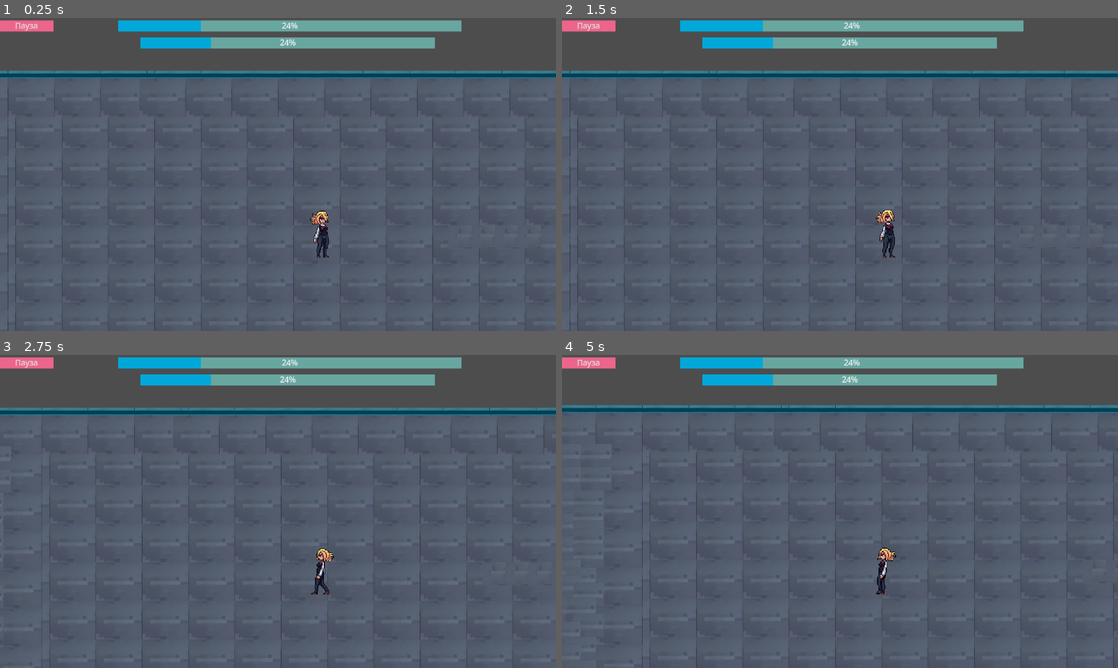
Above: before the commit, frames 1-4 (two rows, left to right).
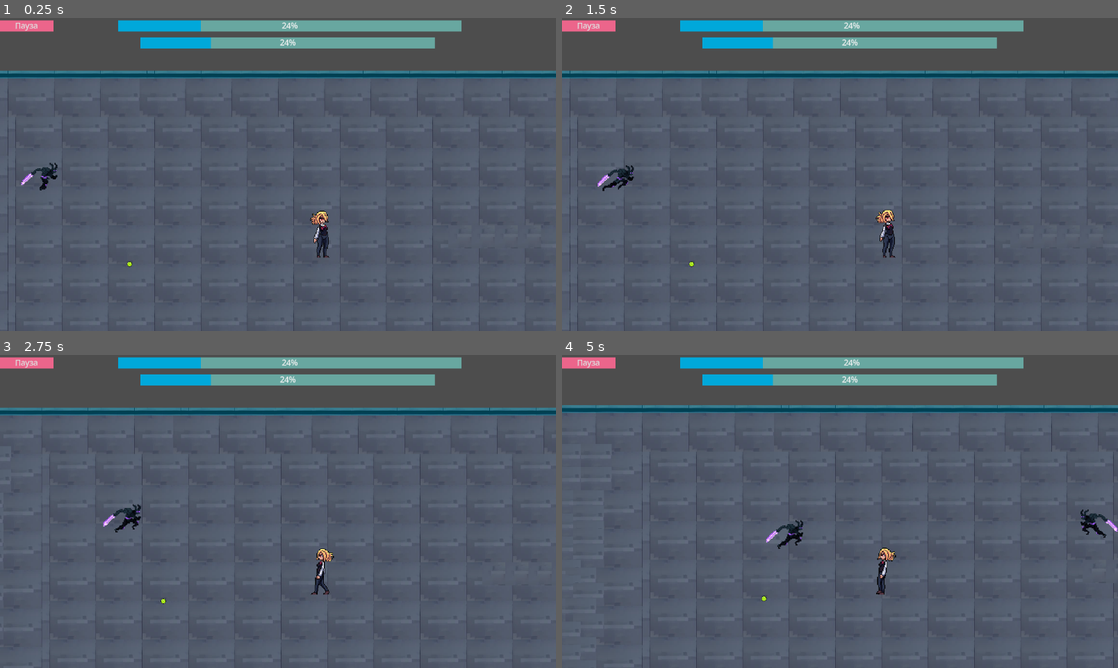
Above: after the commit, the same moments.

Repository: hucketa/Diplome
Game: Godot game, scene res://Level_test.tscn
Two runs of this game, one before a commit and one after it. Both use one fixed random seed, a clock stepped at 60 frames per second and the inputs below.
Inputs:
- Up to frame 1 (0.25 s): no input
- Up to frame 2 (1.5 s): click "Пауза" at 0.5 s; click "Повернутися" at 1.25 s
- Up to frame 3 (2.75 s): hold Right (ui_right) from 2.03 s (still down)
- Up to frame 4 (5 s): release Right (ui_right) at 2.78 s; hold Down (ui_down) 2.78-3.53 s; hold Right (ui_right) 3.53-4.28 s; hold Up (ui_up) from 4.28 s (still down)

The runs differ from the first frame. In frame 1, 0.2% of the frame differs, in the area x 3-24%, y 46-80%; in frame 2, 0.2%; in frame 3, 0.2%; in frame 4, 0.5%, in the area x 35-100%, y 49-79%.
Error before the commit: Invalid call. Nonexistent function 'get_node' in base 'SceneTree'. (res://spawn_area.gd:76)

Commit message:
Revert "r"
This reverts commit aa44866375843027517335e0d3b8321963a92f82.

Diff:
--- a/Level_test.tscn
+++ b/Level_test.tscn
@@ -1,10 +1,15 @@
-[gd_scene load_steps=17 format=4 uid="uid://xp5yv6tstakg"]
+[gd_scene load_steps=22 format=4 uid="uid://xp5yv6tstakg"]
 
 [ext_resource type="Script" path="res://level_test.gd" id="1_iuvy1"]
+[ext_resource type="PackedScene" uid="uid://tw42ufbb62xu" path="res://skeleton_enemy.tscn" id="2_e2f7o"]
 [ext_resource type="Texture2D" uid="uid://baxg1pdu6lis7" path="res://src/Tiles/1224f265-3c14-4f37-a78e-4b18542b92bf.webp" id="3_7bqd0"]
-[ext_resource type="PackedScene" uid="uid://qfwmqwulu2vi" path="res://spawn_area.tscn" id="6_fbsu6"]
+[ext_resource type="PackedScene" uid="uid://dovqnco6hwina" path="res://zhec.tscn" id="3_ga3ek"]
+[ext_resource type="PackedScene" uid="uid://cpe7gxvlh6fpr" path="res://nightborne.tscn" id="4_cqujh"]
+[ext_resource type="PackedScene" uid="uid://grv7rard1urg" path="res://Exp_scene.tscn" id="6_ifshe"]
 [ext_resource type="PackedScene" uid="uid://c4msheo4kncdt" path="res://brightness_filter.tscn" id="7_cf2ul"]
 [ext_resource type="PackedScene" uid="uid://dbhw3n1mvdf3q" path="res://player.tscn" id="8_p15to"]
+[ext_resource type="Texture2D" uid="uid://3lyuojfiylqw" path="res://src/Tiles/Region.png" id="9_t5kag"]
+[ext_resource type="PackedScene" uid="uid://qfwmqwulu2vi" path="res://spawn_area.tscn" id="10_7o80q"]
 
 [sub_resource type="TileSetAtlasSource" id="TileSetAtlasSource_pqalt"]
 texture = ExtResource("3_7bqd0")
@@ -4205,6 +4210,12 @@
 
 [node name="CanvasModulate" parent="." instance=ExtResource("7_cf2ul")]
 
+[node name="Skeleton" parent="." instance=ExtResource("2_e2f7o")]
+position = Vector2(879, 483)
+
+[node name="Znec" parent="." instance=ExtResource("3_ga3ek")]
+position = Vector2(1122, 492)
+
 [node name="Pause_Screen" type="CanvasLayer" parent="."]
 unique_name_in_owner = true
 process_mode = 2
@@ -4322,15 +4333,22 @@
 theme_override_constants/separation = 64
 theme_override_styles/separator = SubResource("StyleBoxEmpty_hj5e2")
 
-[node name="WaweNumber" type="Label" parent="UI/MarginContainer/VBoxContainer"]
-layout_mode = 2
+[node name="CanvasModulate" parent="UI" instance=ExtResource("7_cf2ul")]
 
-[node name="CanvasModulate" parent="UI" instance=ExtResource("7_cf2ul")]
+[node name="ExpItem" parent="." instance=ExtResource("6_ifshe")]
+position = Vector2(232, 234)
 
 [node name="Player" parent="." instance=ExtResource("8_p15to")]
 position = Vector2(545, 54)
 
-[node name="SpawnArea" parent="." instance=ExtResource("6_fbsu6")]
+[node name="Sprite2D" type="Sprite2D" parent="."]
+texture = ExtResource("9_t5kag")
+region_enabled = true
+region_rect = Rect2(-4000, -4000, 4000, 0)
+
+[node name="Node2D" parent="." instance=ExtResource("4_cqujh")]
+
+[node name="SpawnArea" parent="." instance=ExtResource("10_7o80q")]
 
 [connection signal="pressed" from="Pause_Screen/PanelContainer/VBoxContainer/Resume" to="." method="_on_resume_pressed"]
 [connection signal="pressed" from="Pause_Screen/PanelContainer/VBoxContainer/Main_Menu" to="." method="_on_main_menu_pressed"]
--- /dev/null
+++ b/Skeleton_animations.gd
@@ -0,0 +1 @@
+extends AnimatedSprite2D
--- a/skeleton_enemy.tscn
+++ b/skeleton_enemy.tscn
@@ -346,9 +346,13 @@
 "speed": 8.0
 }]
 
+[sub_resource type="CapsuleShape2D" id="CapsuleShape2D_g0vvk"]
+radius = 77.5869
+height = 158.341
+
 [sub_resource type="CapsuleShape2D" id="CapsuleShape2D_xkrho"]
-radius = 20.0
-height = 86.0
+radius = 65.0
+height = 130.0
 
 [node name="CharacterBody2D" type="CharacterBody2D"]
 script = ExtResource("1_lmrf4")
@@ -360,7 +364,13 @@
 sprite_frames = SubResource("SpriteFrames_28r57")
 animation = &"idle"
 
+[node name="CollisionAttack" type="CollisionShape2D" parent="."]
+position = Vector2(115, 75)
+scale = Vector2(1.2631, 1.2631)
+shape = SubResource("CapsuleShape2D_g0vvk")
+debug_color = Color(0.996078, 0, 0.196078, 0.419608)
+
 [node name="CollisionSkelton" type="CollisionShape2D" parent="."]
-position = Vector2(106, 73)
+position = Vector2(89, 82)
 shape = SubResource("CapsuleShape2D_xkrho")
 debug_color = Color(0, 0.635294, 0.431373, 0.419608)
--- a/spawn_area.gd
+++ b/spawn_area.gd
@@ -1,80 +1,36 @@
-extends Node
+extends Area2D
 
-@export var spawn_area: Area2D
-@export var player: Node2D
+@onready var timer: Timer = $Timer
+@export var spawn_interval: float = 1.0
 
-const NIGHTBORNE = preload("res://nightborne.tscn")
-const ZHEC = preload("res://zhec.tscn")
-const SKELETON_ENEMY = preload("res://skeleton_enemy.tscn")
-@onready var wave_number: Label = $"../UI/MarginContainer/VBoxContainer/WaweNumber"
-@onready var timer: Timer = $Timer
+var monster_scene = preload("res://nightborne.tscn")
+@onready var area: CollisionShape2D = $CollisionShape2D  # Ссылка на конкретный дочерний CollisionShape2D
 
-var base_enemies: int = 10
-var growth_factor: int = 5
-var growth_power: float = 1.2
-var base_interval: float = 3.7
-var interval_decay: float = 0.15
-var current_wave: int = 0
-var spawned_enemies: Array[Node2D] = []
+func _ready() -> void:
+	if area and monster_scene:
+		timer.wait_time = spawn_interval
+		timer.one_shot = false
+		timer.timeout.connect(spawn_monster)
+		timer.start()
+	else:
+		print("Ошибка: Не найдена зона спавна или сцена монстра!")
 
-func start_wave() -> void:
-	remove_previous_wave_enemies()
-	current_wave += 1
-	wave_number.text = "Wave: " + str(current_wave)
-
-	var total_enemies: int = int(base_enemies + growth_factor * pow(current_wave + 1, growth_power))
-	var skeletons: int = int(0.6 * total_enemies)
-	var nightborns: int = int(0.3 * total_enemies)
-	var reapers: int = int(0.1 * total_enemies) if current_wave >= 5 else 0
-
-	print("Wave ", current_wave, " - Skeletons: ", skeletons, ", Nightborns: ", nightborns, ", Reapers: ", reapers)
-
-	spawn_enemies(SKELETON_ENEMY, skeletons)
-	spawn_enemies(NIGHTBORNE, nightborns)
-	spawn_enemies(ZHEC, reapers)
-
-func spawn_enemies(enemy_scene: PackedScene, count: int) -> void:
-	if not enemy_scene or count <= 0:
+func spawn_monster() -> void:
+	randomize()
+	if not area or not area.shape:
+		print("Ошибка: Отсутствует зона спавна или форма коллайдера!")
 		return
 
-	for i in range(count):
-		spawn_wave_monsters(enemy_scene)
-
-func spawn_wave_monsters(enemy_scene: PackedScene = null) -> void:
-	if not spawn_area:
-		print("Ошибка: SpawnArea не задана!")
-		return
-
-	var shape: CollisionShape2D = spawn_area.get_node("CollisionShape2D") as CollisionShape2D
-
-	if not shape or not shape.shape is RectangleShape2D:
+	# Проверяем, что форма является RectangleShape2D
+	if area.shape is RectangleShape2D:
+		var rect = area.shape.get_rect()
+		var spawn_position = Vector2(
+			randf_range(rect.position.x, rect.position.x + rect.size.x),
+			randf_range(rect.position.y, rect.position.y + rect.size.y)
+		)
+		var monster = monster_scene.instantiate()
+		monster.global_position = area.global_position + spawn_position
+		get_tree().root.add_child(monster)
+		print("Монстр заспавнен в:", monster.global_position)
+	else:
 		print("Ошибка: Форма коллайдера должна быть RectangleShape2D!")
-		return
-
-	var rect_shape: RectangleShape2D = shape.shape
-	var spawn_position = Vector2(
-		randf_range(-rect_shape.extents.x, rect_shape.extents.x),
-		randf_range(-rect_shape.extents.y, rect_shape.extents.y)
-	)
-
-	spawn_position += shape.global_position
-
-	var enemy = (enemy_scene if enemy_scene else NIGHTBORNE).instantiate()
-	enemy.global_position = spawn_position
-	get_tree().root.add_child(enemy)
-	spawned_enemies.append(enemy)
-	print("Монстр заспавнен в:", enemy.global_position)
-
-func remove_previous_wave_enemies() -> void:
-	for enemy in spawned_enemies:
-		if enemy and enemy.is_inside_tree():
-			enemy.queue_free()
-	spawned_enemies.clear()
-
-
-func _on_ready() -> void:
-	var shape: CollisionShape2D = get_tree().get_node("CollisionShape2D") as CollisionShape2D
-	if not shape or not shape.shape is RectangleShape2D:
-		print("Ошибка: Форма коллайдера должна быть RectangleShape2D!")
-		return
-	start_wave()
--- a/spawn_area.tscn
+++ b/spawn_area.tscn
@@ -14,5 +14,3 @@
 shape = SubResource("RectangleShape2D_6aal5")
 
 [node name="Timer" type="Timer" parent="."]
-
-[connection signal="ready" from="." to="." method="_on_ready"]
--- a/zhec.tscn
+++ b/zhec.tscn
@@ -297,9 +297,12 @@
 "speed": 8.0
 }]
 
+[sub_resource type="CircleShape2D" id="CircleShape2D_ntbif"]
+radius = 103.315
+
 [sub_resource type="CapsuleShape2D" id="CapsuleShape2D_yrhfx"]
-radius = 13.0
-height = 56.0
+radius = 47.0
+height = 98.0
 
 [node name="Node2D" type="Node2D"]
 
@@ -309,9 +312,16 @@
 [node name="AnimatedSprite2D" type="AnimatedSprite2D" parent="CharacterBody2D"]
 unique_name_in_owner = true
 position = Vector2(75, 45)
+rotation = 0.00523599
 scale = Vector2(1.55599, 1.55599)
 sprite_frames = SubResource("SpriteFrames_okag4")
 animation = &"take_damage"
+
+[node name="Attack_colision" type="CollisionShape2D" parent="CharacterBody2D"]
+position = Vector2(84, 68)
+rotation = 1.41308
+shape = SubResource("CircleShape2D_ntbif")
+debug_color = Color(0.956863, 0.172549, 0.294118, 0.419608)
 
 [node name="CollisionShape2D" type="CollisionShape2D" parent="CharacterBody2D"]
 position = Vector2(129, 75)
Not shown: 1 places in skeleton_enemy.tscn that only renumber resources
Not shown: 1 places in zhec.tscn that only renumber resources
